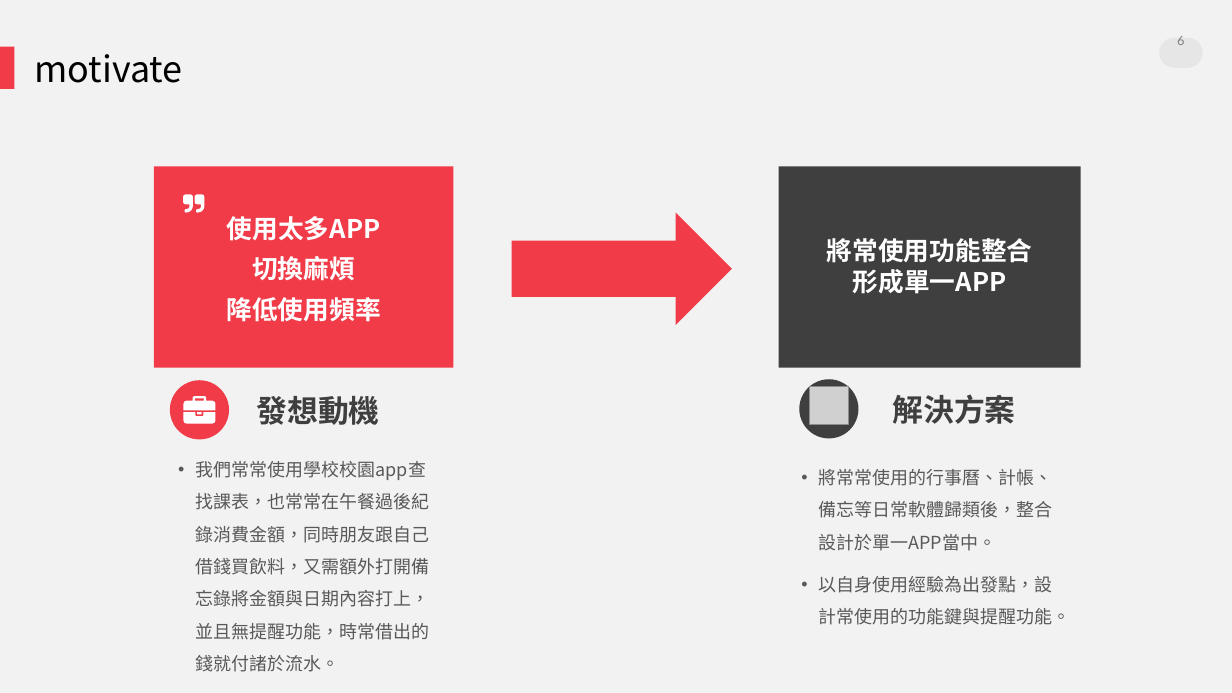
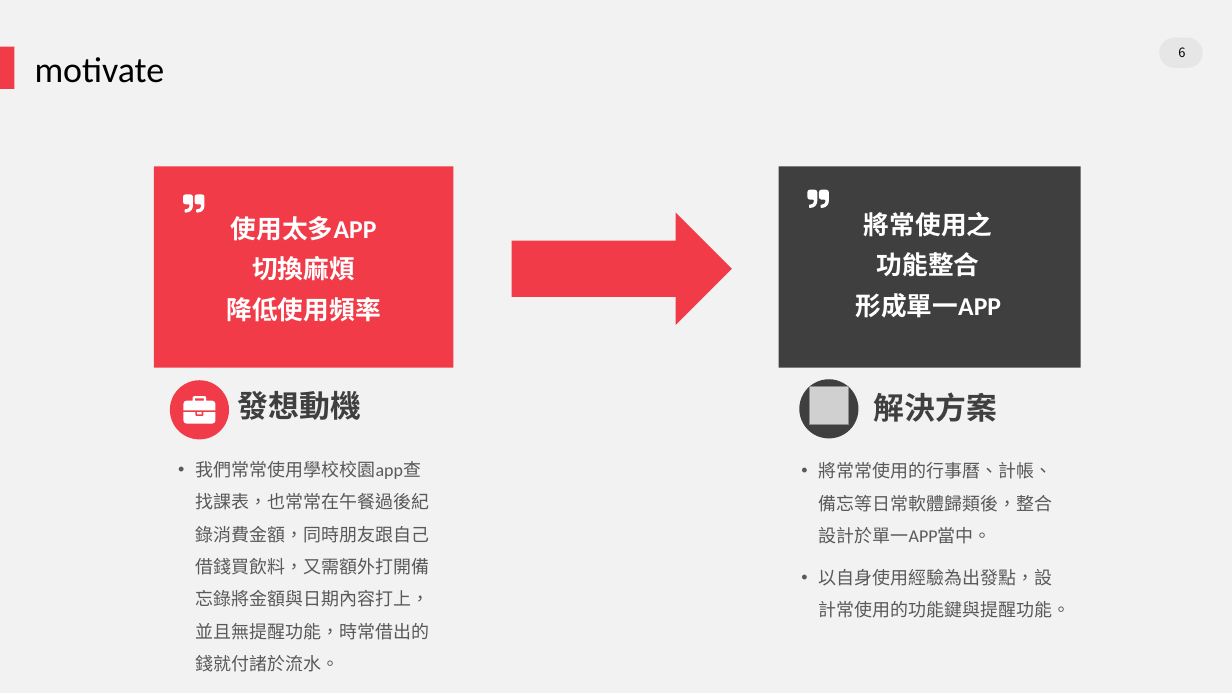
Before and after one commit to bennytzang-ntut109368085/OS_final_student-assistant, a slide deck: slide 6 of operating_system final project.pptx. Drawn at 1232x693 pixels with LibreOffice and Linux fonts; fonts in the diff are those of the drawing; grey boxes stand for pictures. Boxes give left, top, right and bottom in pixels: in the first picture for what was removed or moved away, otherwise in the second. Text is boxed around its words. In the diff, an @@ line names an element or a change of style, - is before the commit and + after.

```diff
--- a/operating_system final project.pptx
+++ b/operating_system final project.pptx
@@ text "motivate" at (35, 57, 165, 83): font Noto Sans CJK SC to Calibri @@
@@ page number: place and size @@
-page number at (1177, 36, 1184, 45)
+page number at (1178, 47, 1185, 57)
@@ page number at (1178, 47, 1185, 57): font Lato to Noto Sans CJK SC, text colour #808080 to #000000 @@
@@ freeform shape added at (808, 189, 829, 208), fill #FFFFFF @@
@@ text "將常使用之": place and size @@
-text "將常使用之" at (827, 238, 1033, 294)
+text "將常使用之" at (855, 212, 1001, 318)
@@ text at (231, 216, 377, 241): font Noto Sans CJK SC to Calibri in "使用太多APP" @@
@@ text at (864, 212, 992, 277): text changed @@
-將常使用功能整合
+將常使用之
+功能整合
@@ text at (855, 293, 1001, 318): font Noto Sans CJK SC to Calibri in "形成單一APP"; more space between paragraphs @@
@@ text "發想動機": place and size @@
-text "發想動機" at (257, 396, 380, 425)
+text "發想動機" at (238, 391, 361, 420)
@@ text "解決方案": place and size @@
-text "解決方案" at (892, 394, 1015, 424)
+text "解決方案" at (874, 392, 997, 422)
@@ text "我們常常使用學校校園app查找課表，也常常在午餐過後紀錄消費金額，同時朋友跟自己借錢買飲料，又需額外打開備忘錄將金額與日 ..." at (195, 461, 429, 672): font Noto Sans CJK SC to Calibri in "我們常常使用學校校園app查找課表，也常常在午餐過後紀錄消費金額，同時朋友跟自己借錢買飲料，又需額外打開備忘錄將金額與日 ..." @@
@@ text "將常常使用的行事曆、計帳、備忘等日常軟體歸類後，整合設計於單一APP當中。": place and size @@
-text "將常常使用的行事曆、計帳、備忘等日常軟體歸類後，整合設計於單一APP當中。" at (819, 469, 1071, 625)
+text "將常常使用的行事曆、計帳、備忘等日常軟體歸類後，整合設計於單一APP當中。" at (819, 462, 1071, 618)
@@ text at (819, 462, 1053, 544): font Noto Sans CJK SC to Calibri in "將常常使用的行事曆、計帳、備忘等日常軟體歸類後，整合設計於單一APP當中。" @@
```
Also in this commit, not shown: 14 other slides changed, 5 slides added, 7 other files.
